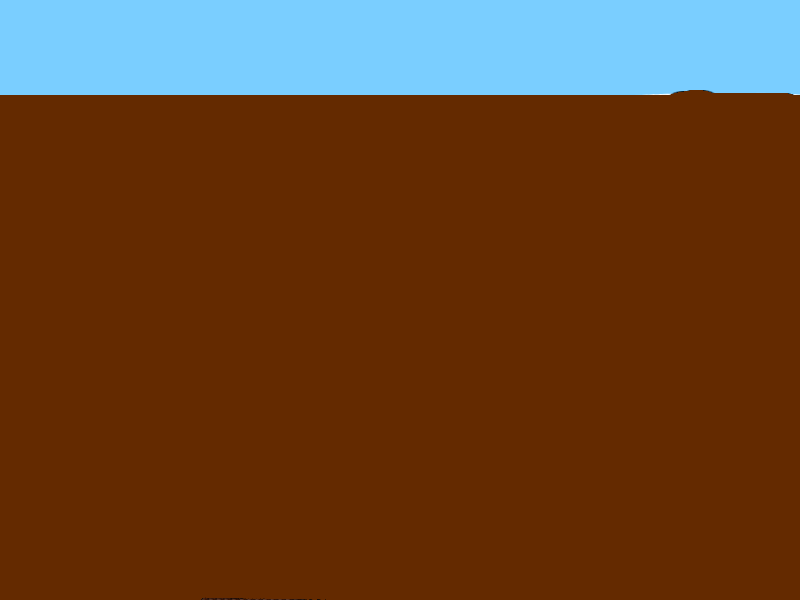
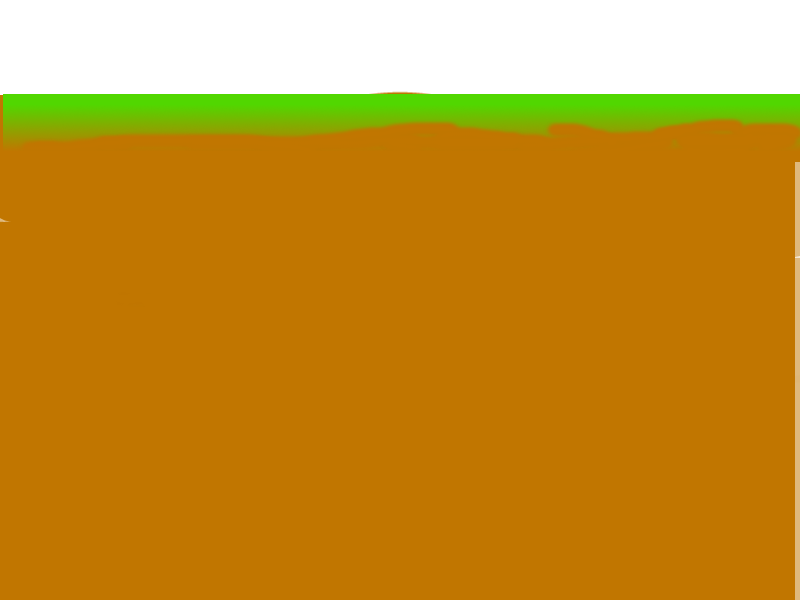
Revision of a layered 800 x 600 image; what changed, layer by layer:
showed "soil", painted on it over (x1=0, y1=91, x2=800, y2=600)
hid "Background" over (x1=0, y1=0, x2=800, y2=600)
